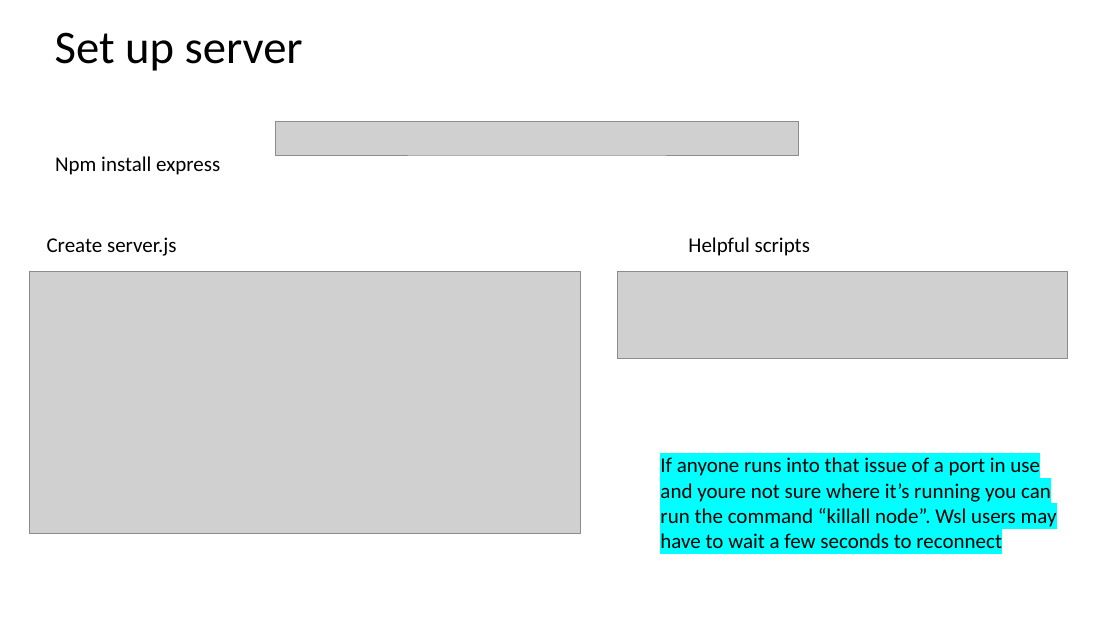
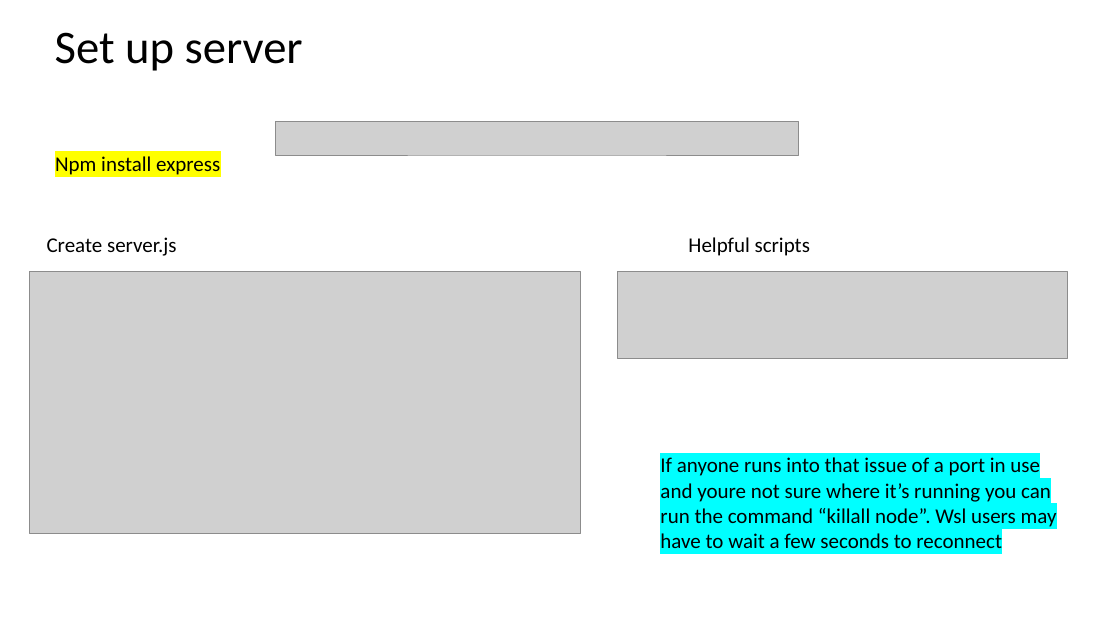
Before and after one commit to engineergrowth/Helpful-Stuff, a slide deck: slide 15 of PRISMA.pptx (slide 13 before the commit). Drawn at 1120x630 pixels with LibreOffice and Linux fonts; fonts in the diff are those of the drawing; grey boxes stand for pictures. Boxes give left, top, right and bottom in pixels: in the first picture for what was removed or moved away, otherwise in the second. Text is boxed around its words. In the diff, an @@ line names an element or a change of style, - is before the commit and + after.

```diff
--- a/PRISMA.pptx
+++ b/PRISMA.pptx
@@ text "Npm install express" at bbox=[55, 156, 220, 175]: highlight none to #FFFF00 @@
```
Also in this commit, not shown: 11 other slides changed, 2 slides added.
